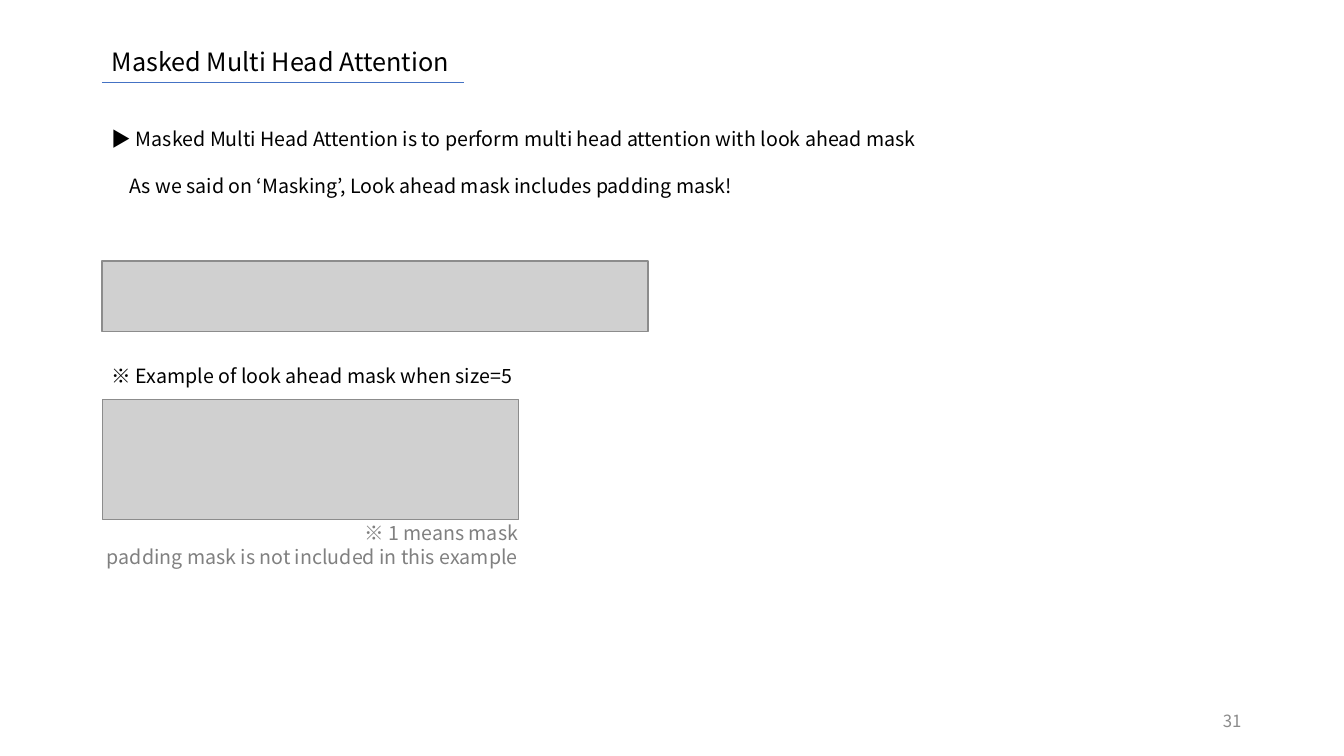
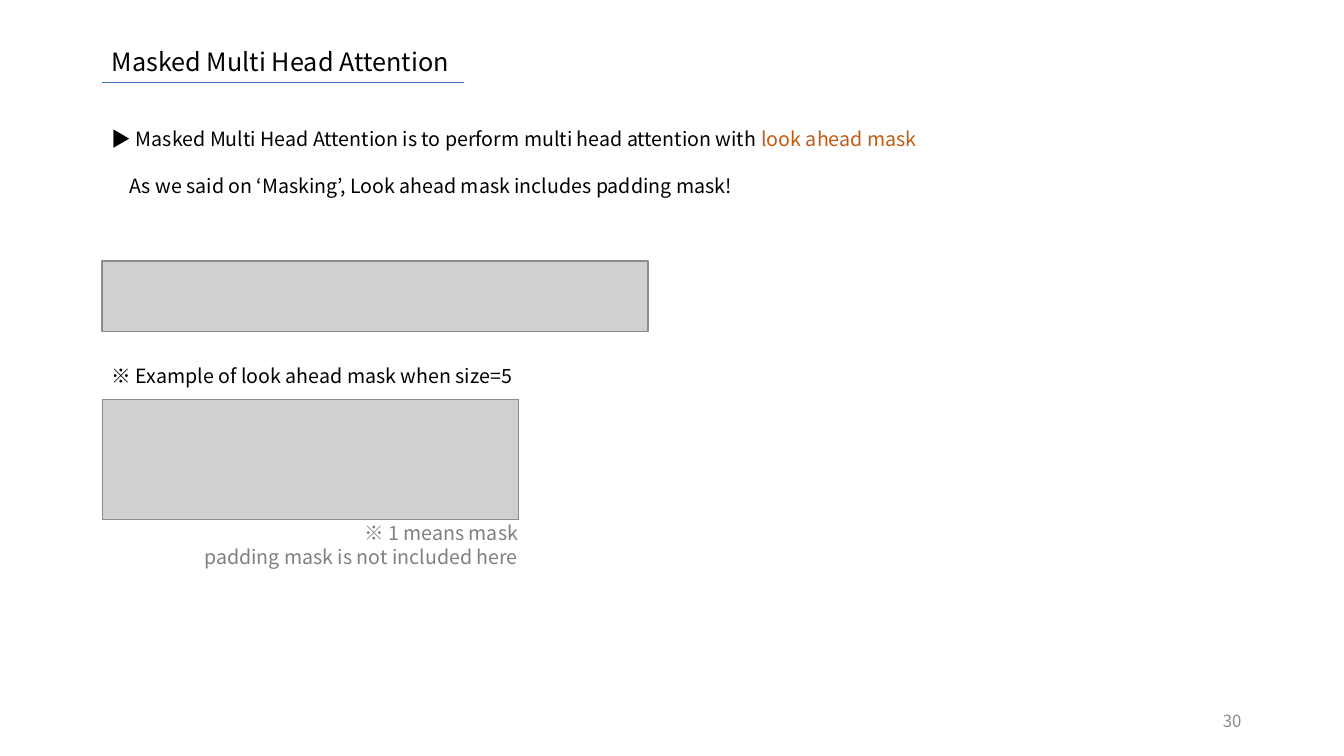
Before and after one commit to SiLviASizZ/HYU_2022, a slide deck: slide 30 of gradproj/meeting/0630_meeting/0702.pptx (slide 31 before the commit). Drawn at 1344x756 pixels with LibreOffice and Linux fonts; fonts in the diff are those of the drawing; grey boxes stand for pictures. Boxes give left, top, right and bottom in pixels: in the first picture for what was removed or moved away, otherwise in the second. Text is boxed around its words. In the diff, an @@ line names an element or a change of style, - is before the commit and + after.

```diff
--- a/gradproj/meeting/0630_meeting/0702.pptx
+++ b/gradproj/meeting/0630_meeting/0702.pptx
@@ text at (136,130,916,151): text colour #000000 to #C55A11 in "look ahead mask" @@
@@ text at (204,548,518,569): text changed @@
-padding mask is not included in this example
+padding mask is not included here
@@ page number at (1223,714,1242,727): text changed @@
-31
+30
```
Also in this commit, not shown: 2 other slides changed, 81 slides added, 1 slide removed, 24 other files.
